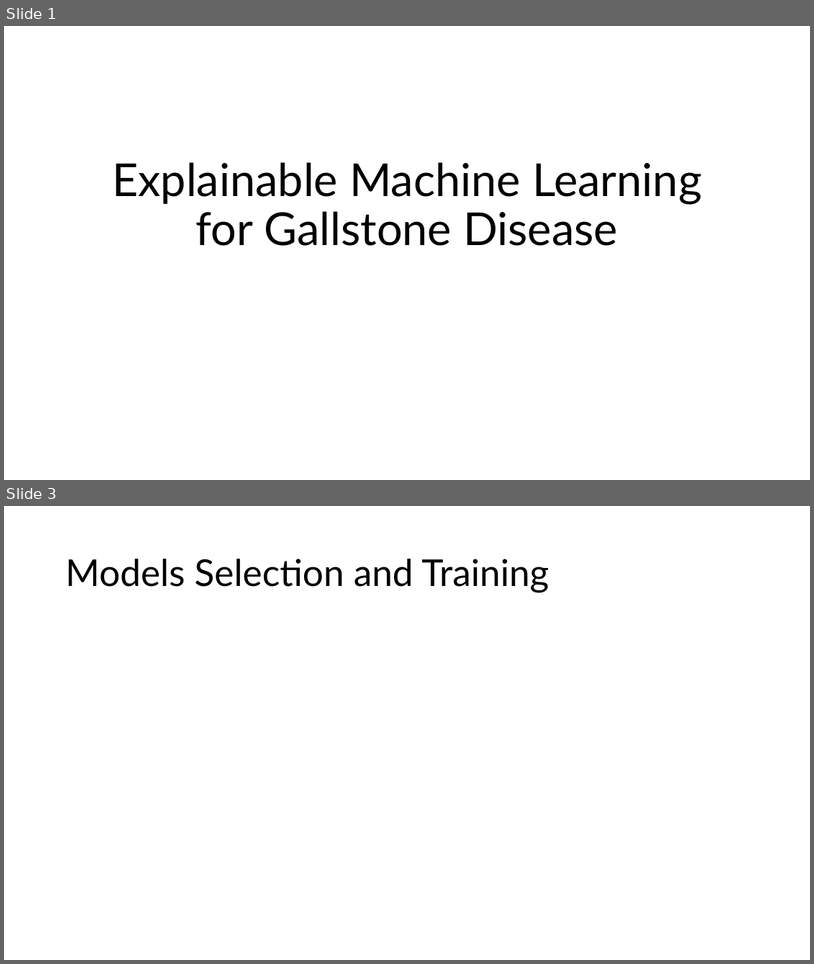
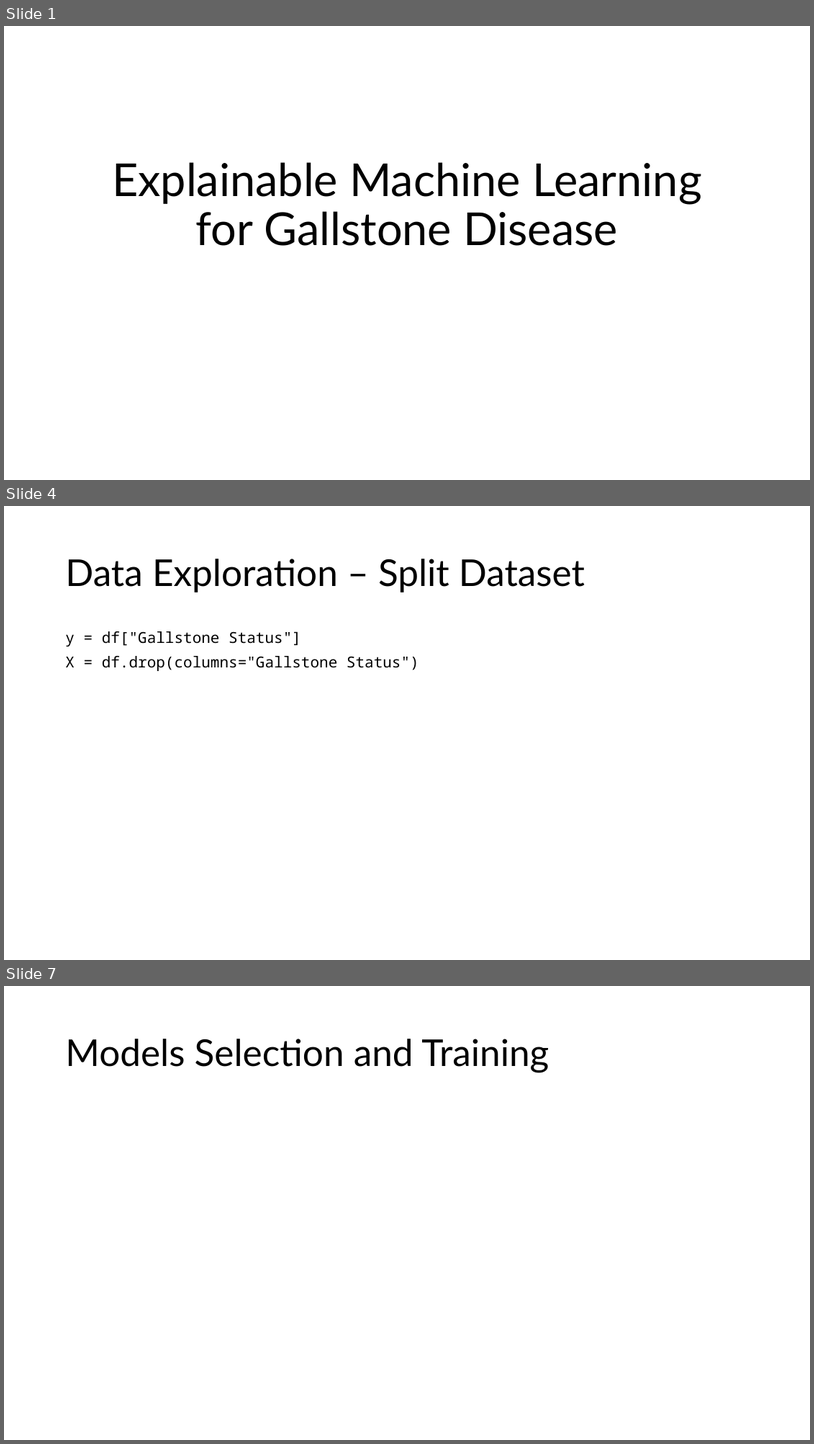
Before and after one commit to MatteoSoldini/DAT540_project, a slide deck: presentation.pptx. Shown one above the other, each under a label of ours: slides 1 and 3 before the commit, slides 1, 4 and 7 after it; the slides between them are not shown. The pictures are 814x964 and 814x1444 pixels, drawn with LibreOffice and Linux fonts; fonts in the diff are those of the drawing. Boxes give left, top, right and bottom in pixels: in the first picture for what was removed or moved away, otherwise in the second. Text is boxed around its words. In the diff, an @@ line names an element or a change of style, - is before the commit and + after.

```diff
--- a/presentation.pptx
+++ b/presentation.pptx
@@ slide 4 added at <box>4,506,810,960</box>, background #FFFFFF @@
@@ title added at <box>65,559,585,592</box>, 44 pt, text #000000 @@
+Data Exploration – Split Dataset
@@ text added at <box>65,631,419,671</box>, 18 pt, text #000000 @@
+y = df["Gallstone Status"]
+X = df.drop(columns="Gallstone Status")
@@ what was slide 3 is now slide 7 @@
```
Also in this commit, not shown: 1 slide changed, 3 other slides added, 1 other file.
